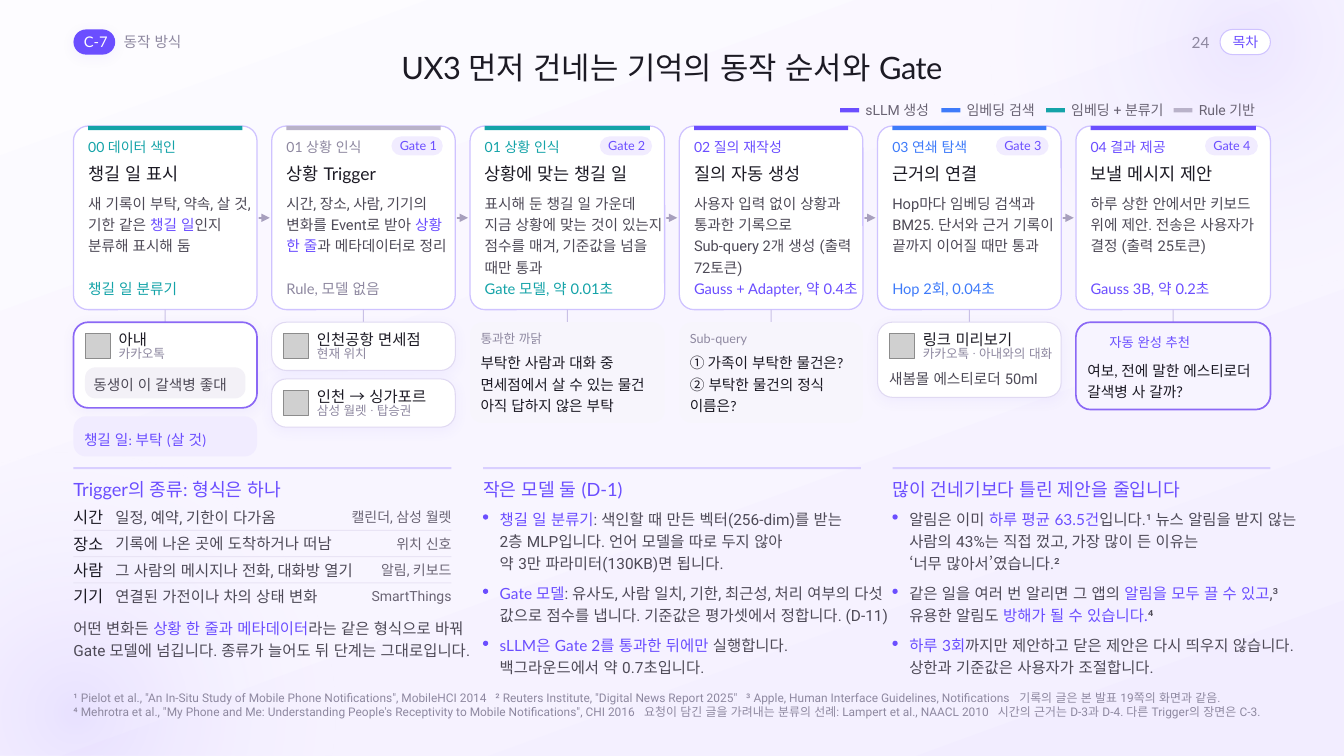
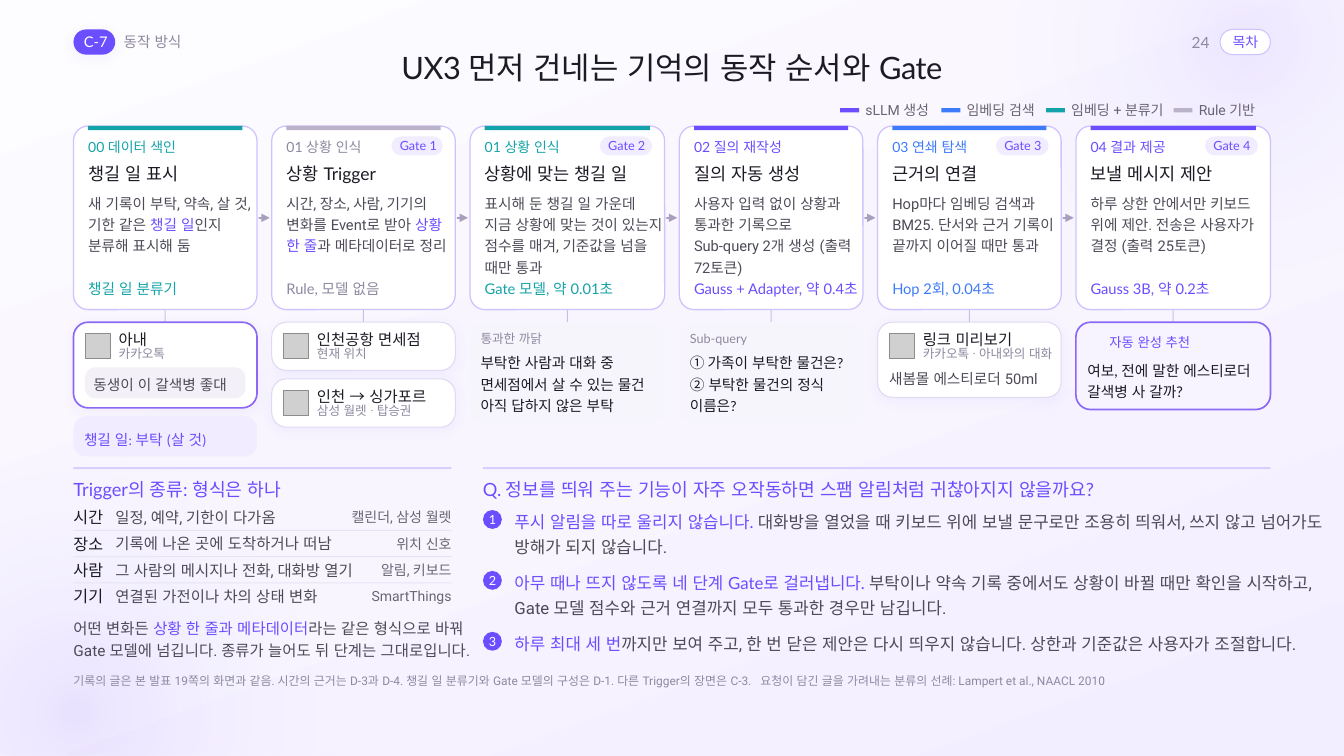
Before and after one commit to gnueaj/t3, a slide deck: slide 24 of weave/결선준비/통합본_Claude/Weave_Appendix_Claude.pptx. Drawn at 1344x756 pixels with LibreOffice and Linux fonts; fonts in the diff are those of the drawing; grey boxes stand for pictures; background and template pictures are left out. Boxes give left, top, right and bottom in pixels: in the first picture for what was removed or moved away, otherwise in the second. Text is boxed around its words. In the diff, an @@ line names an element or a change of style, - is before the commit and + after.

```diff
--- a/weave/결선준비/통합본_Claude/Weave_Appendix_Claude.pptx
+++ b/weave/결선준비/통합본_Claude/Weave_Appendix_Claude.pptx
@@ rectangle: place and size @@
-rectangle at (483, 467, 861, 469)
+rectangle at (483, 467, 1270, 469)
@@ text at (483, 481, 1094, 499): text changed @@
-작은 모델 둘 (D-1)
+Q. 정보를 띄워 주는 기능이 자주 오작동하면 스팸 알림처럼 귀찮아지지 않을까요?
@@ text removed at (893, 481, 1180, 498) @@
-많이 건네기보다 틀린 제안을 줄입니다
@@ ellipse: place and size @@
-ellipse at (483, 514, 488, 519)
+ellipse at (483, 510, 502, 529)
@@ text removed at (500, 512, 842, 573) @@
-챙길 일 분류기: 색인할 때 만든 벡터(256-dim)를 받는
-2층 MLP입니다. 언어 모델을 따로 두지 않아
-약 3만 파라미터(130KB)면 됩니다.
@@ ellipse: place and size @@
-ellipse at (483, 589, 488, 594)
+ellipse at (483, 571, 502, 590)
@@ text removed at (500, 586, 888, 624) @@
-Gate 모델: 유사도, 사람 일치, 기한, 최근성, 처리 여부의 다섯
-값으로 점수를 냅니다. 기준값은 평가셋에서 정합니다. (D-11)
@@ text at (514, 575, 1242, 616): text changed; size 11 to 12 pt @@
-sLLM은 Gate 2를 통과한 뒤에만 실행합니다.
-백그라운드에서 약 0.7초입니다.
+아무 때나 뜨지 않도록 네 단계 Gate로 걸러냅니다. 부탁이나 약속 기록 중에서도 상황이 바뀔 때만 확인을 시작하고,
+Gate 모델 점수와 근거 연결까지 모두 통과한 경우만 남깁니다.
@@ ellipse: place and size @@
-ellipse at (483, 641, 488, 646)
+ellipse at (483, 632, 502, 651)
@@ group added at (489, 514, 1256, 646): 4 texts @@
+1
+푸시 알림을 따로 울리지 않습니다. 대화방을 열었을 때 키보드 위에 보낼 문구로만 조용히 띄워서, 쓰지 않고 넘어가도
+방해가 되지 않습니다.
+2
+3
@@ text at (514, 636, 1296, 652): text changed; size 11 to 12 pt @@
-하루 3회까지만 제안하고 닫은 제안은 다시 띄우지 않습니다.
-상한과 기준값은 사용자가 조절합니다.
+하루 최대 세 번까지만 보여 주고, 한 번 닫은 제안은 다시 띄우지 않습니다. 상한과 기준값은 사용자가 조절합니다.
@@ group removed at (892, 512, 1278, 646): 3 ellipses, 2 texts @@
-알림은 이미 하루 평균 63.5건입니다.¹ 뉴스 알림을 받지 않는
-사람의 43%는 직접 껐고, 가장 많이 든 이유는
-‘너무 많아서’였습니다.²
-같은 일을 여러 번 알리면 그 앱의 알림을 모두 끌 수 있고,³
-유용한 알림도 방해가 될 수 있습니다.⁴
@@ text at (73, 675, 1105, 688): text changed @@
-¹ Pielot et al., "An In-Situ Study of Mobile Phone Notifications", MobileHCI 2014 ² Reuters Institute, "Digital News Report 2025" ³ Apple, Human Interface Guidelines, Notifications 기록의 글은 본 발표 19쪽의 화면과 같음.
-⁴ Mehrotra et al., "My Phone and Me: Understanding People's Receptivity to Mobile Notifications", CHI 2016 요청이 담긴 글을 가려내는 분류의 선례: Lampert et al., NAACL 2010 시간의 근거는 D-3과 D-4. 다른 Trigger의 장면은 C-3.
+기록의 글은 본 발표 19쪽의 화면과 같음. 시간의 근거는 D-3과 D-4. 챙길 일 분류기와 Gate 모델의 구성은 D-1. 다른 Trigger의 장면은 C-3. 요청이 담긴 글을 가려내는 분류의 선례: Lampert et al., NAACL 2010
```
Also in this commit, not shown: 4 other slides changed, 11 other files.
